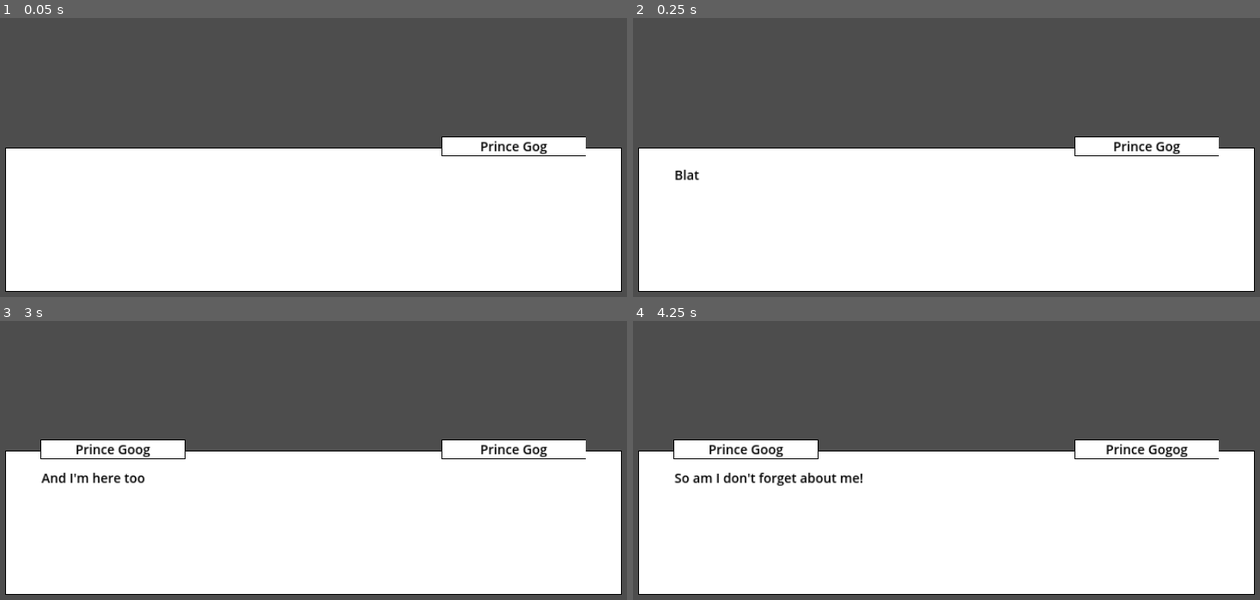
Above: before the commit, frames 1-4 (two rows, left to right).
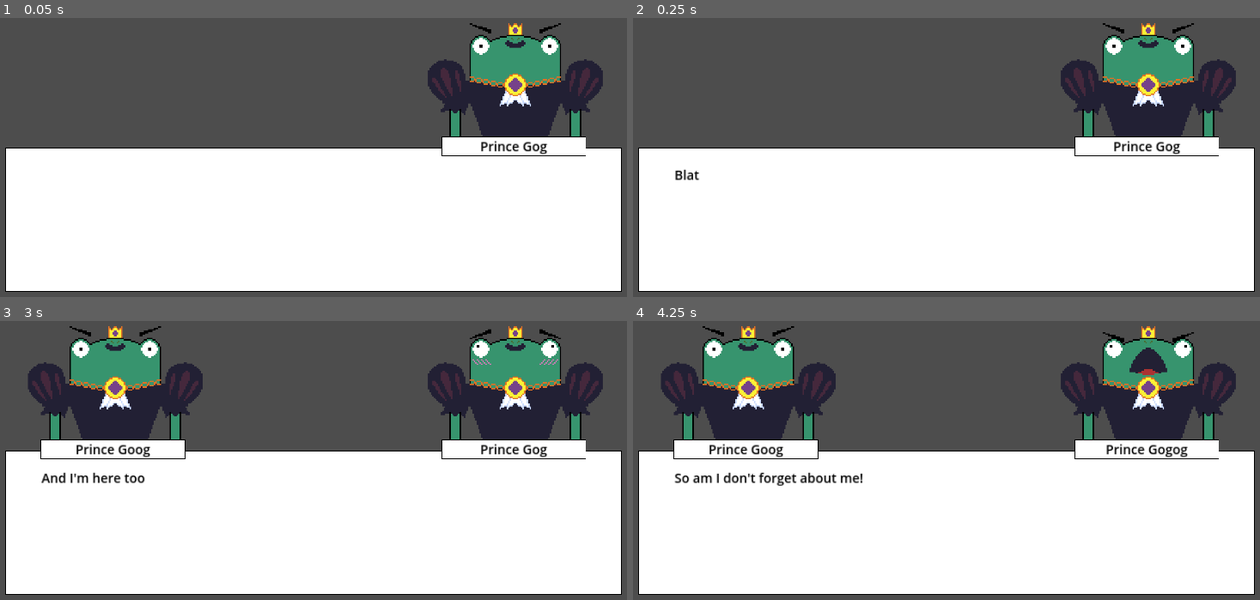
Above: after the commit, the same moments.

Repository: macpheedj/gmtk23
Game: Godot game, scene res://conversation.tscn
The game is run twice, just before and just after one commit, with the same random seed, the same clock (stepped at 60 frames per second) and the same inputs. This scene is started directly instead of the project's main scene.
Inputs:
- Up to frame 1 (0.05 s): no input
- Up to frame 2 (0.25 s): no input
- Up to frame 3 (3 s): tap Enter (text_advance) at 0.5, 0.6, 1.35, 2.1, 2.75, 2.85 s; tap Space at 2 s
- Up to frame 4 (4.25 s): tap Space at 3.5 s; tap Enter (text_advance) at 3.6 s

The runs differ from the first frame. In frame 1, 7.3% of the frame differs, in the area x 68-97%, y 1-43%; in frame 2, 7.3%; in frame 3, 15%, in the area x 4-97%, y 1-43%; in frame 4, 15%.

Commit message:
aadd some stuff

Diff:
--- a/conversation.tscn
+++ b/conversation.tscn
@@ -14,12 +14,14 @@
 metadata/_edit_group_ = true
 
 [node name="SpeechBG" type="ColorRect" parent="SpeechBorder"]
+layout_mode = 0
 offset_left = 2.0
 offset_top = 2.0
 offset_right = 1722.0
 offset_bottom = 402.0
 
 [node name="Speech" type="RichTextLabel" parent="SpeechBorder/SpeechBG"]
+layout_mode = 0
 offset_left = 100.0
 offset_top = 50.0
 offset_right = 1620.0
Binary file added: Assets/gog_angry.png
Not shown, added: Assets/gog_angry.png.import
Binary file added: Assets/gog_blush.png
Not shown, added: Assets/gog_blush.png.import
Binary file added: Assets/gog_default.png
Not shown, added: Assets/gog_default.png.import
Not shown: 1 places in game.tscn that only renumber resources
